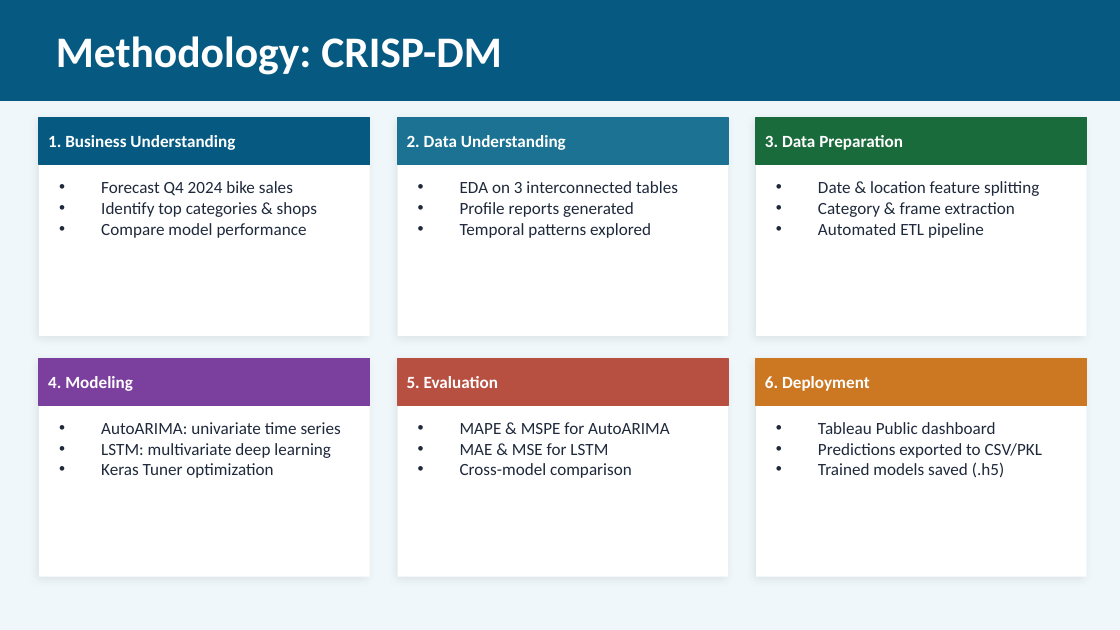
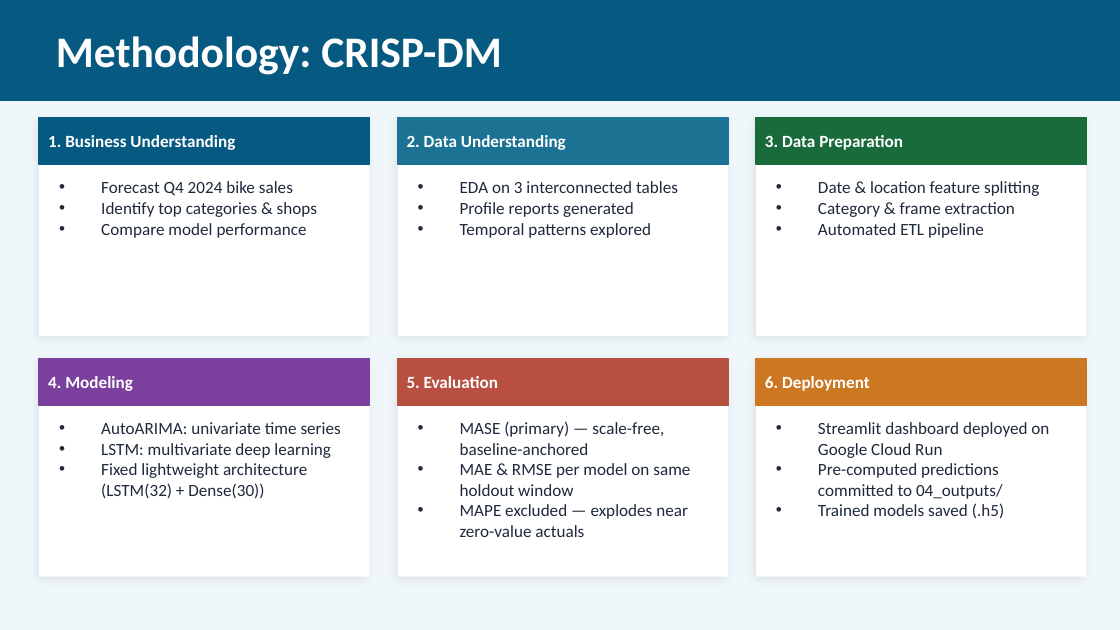
Before and after one commit to EllaN12/Ella_Portfolio, a slide deck: slide 4 of Bikes_Sales_Forecast_Presentation.pptx. Drawn at 1120x630 pixels with LibreOffice and Linux fonts; fonts in the diff are those of the drawing. Boxes give left, top, right and bottom in pixels: in the first picture for what was removed or moved away, otherwise in the second. Text is boxed around its words. In the diff, an @@ line names an element or a change of style, - is before the commit and + after.

```diff
--- a/Bikes_Sales_Forecast_Presentation.pptx
+++ b/Bikes_Sales_Forecast_Presentation.pptx
@@ text at <box>460,421,690,537</box>: text changed @@
-• MAPE & MSPE for AutoARIMA
-• MAE & MSE for LSTM
-• Cross-model comparison
+• MASE (primary) — scale-free, baseline-anchored
+• MAE & RMSE per model on same holdout window
+• MAPE excluded — explodes near zero-value actuals
@@ text at <box>818,422,1049,499</box>: text changed @@
-• Tableau Public dashboard
-• Predictions exported to CSV/PKL
+• Streamlit dashboard deployed on Google Cloud Run
+• Pre-computed predictions committed to 04_outputs/
@@ text at <box>101,463,307,498</box>: text changed @@
-• Keras Tuner optimization
+• Fixed lightweight architecture (LSTM(32) + Dense(30))
```
Also in this commit, not shown: 8 other slides changed, 5 other files.
